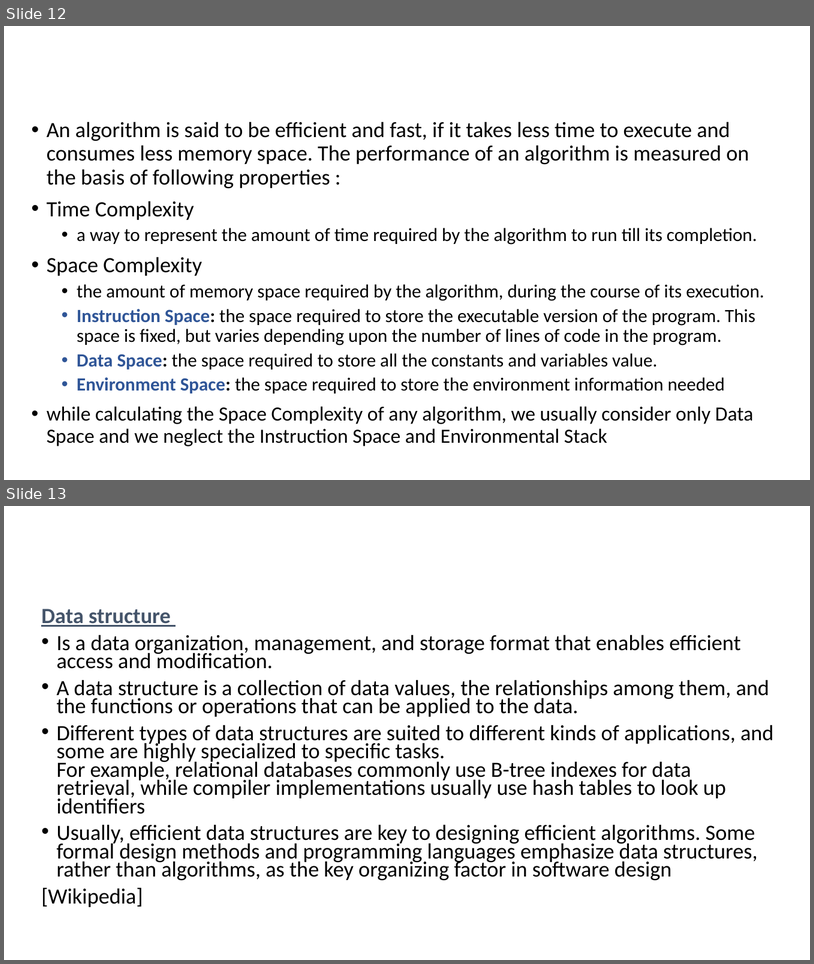
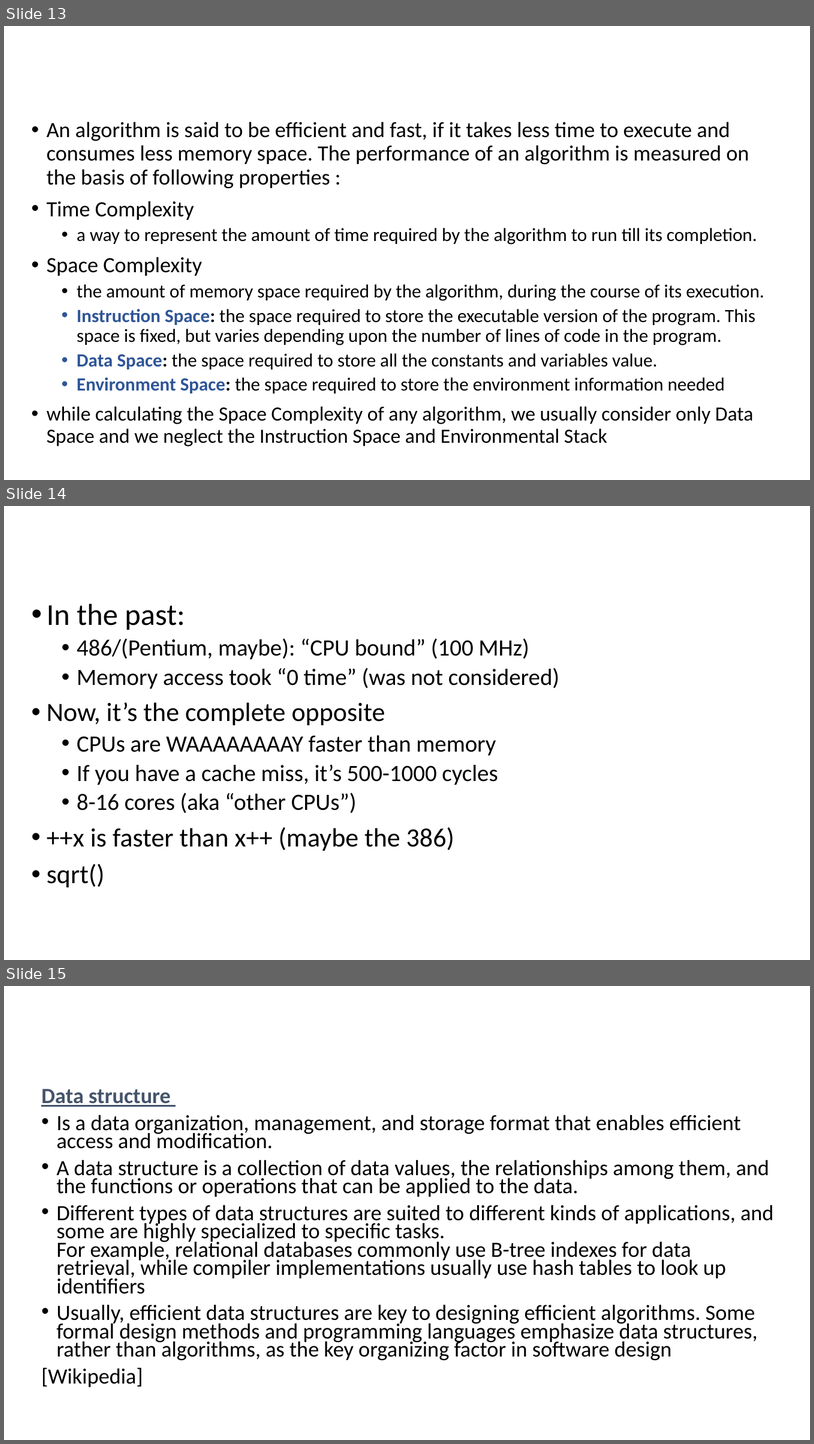
Before and after one commit to FeeneyCodes/INFO3135Fall2025, a slide deck: Week 1 (Sept. 8)/{1} INFO 3135 Week 1 Intro.pptx. Shown one above the other, each under a label of ours: slides 12 and 13 before the commit, slides 13, 14 and 15 after it. The pictures are 814x964 and 814x1444 pixels, drawn with LibreOffice and Linux fonts; fonts in the diff are those of the drawing; background and template pictures are left out. Boxes give left, top, right and bottom in pixels: in the first picture for what was removed or moved away, otherwise in the second. Text is boxed around its words. In the diff, an @@ line names an element or a change of style, - is before the commit and + after.

```diff
--- a/Week 1 (Sept. 8)/{1} INFO 3135 Week 1 Intro.pptx
+++ b/Week 1 (Sept. 8)/{1} INFO 3135 Week 1 Intro.pptx
@@ slide 14 added at [4,506,810,960], background picture (left out) @@
@@ text added at [47,604,560,887], 27.8 pt, text #000000 @@
+• In the past:
+  • 486/(Pentium, maybe): “CPU bound” (100 MHz)
+  • Memory access took “0 time” (was not considered)
+• Now, it’s the complete opposite
+  • CPUs are WAAAAAAAAY faster than memory
+  • If you have a cache miss, it’s 500-1000 cycles
+  • 8-16 cores (aka “other CPUs”)
+• ++x is faster than x++ (maybe the 386)
+• sqrt()
@@ title added at [304,668,357,685], 44 pt, text #FFFFFF @@
+Complexity over time
@@ what was slide 12 is now slide 13 @@
@@ what was slide 13 is now slide 15 @@
```
Also in this commit, not shown: 2 slides changed, 1 other slide added.
